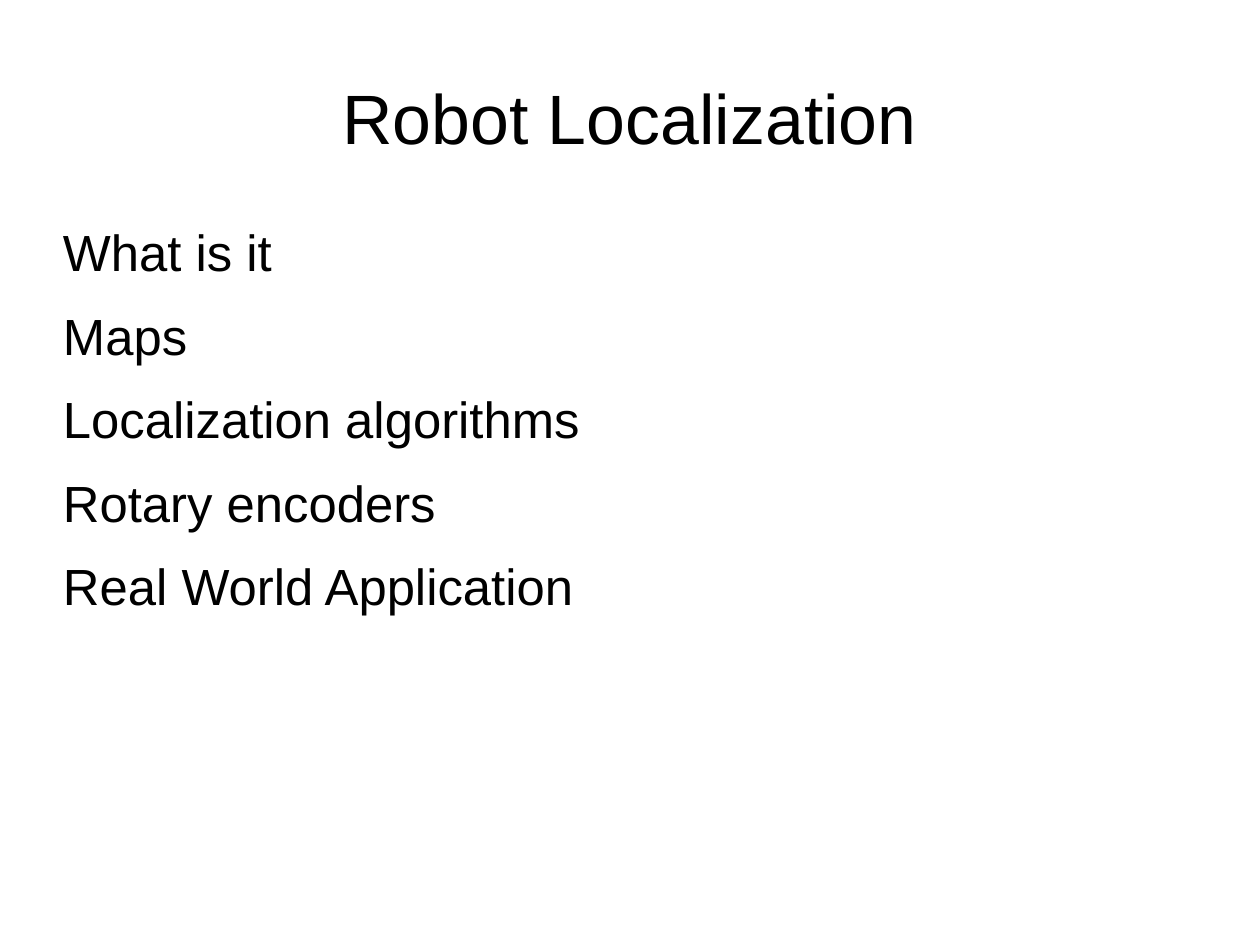
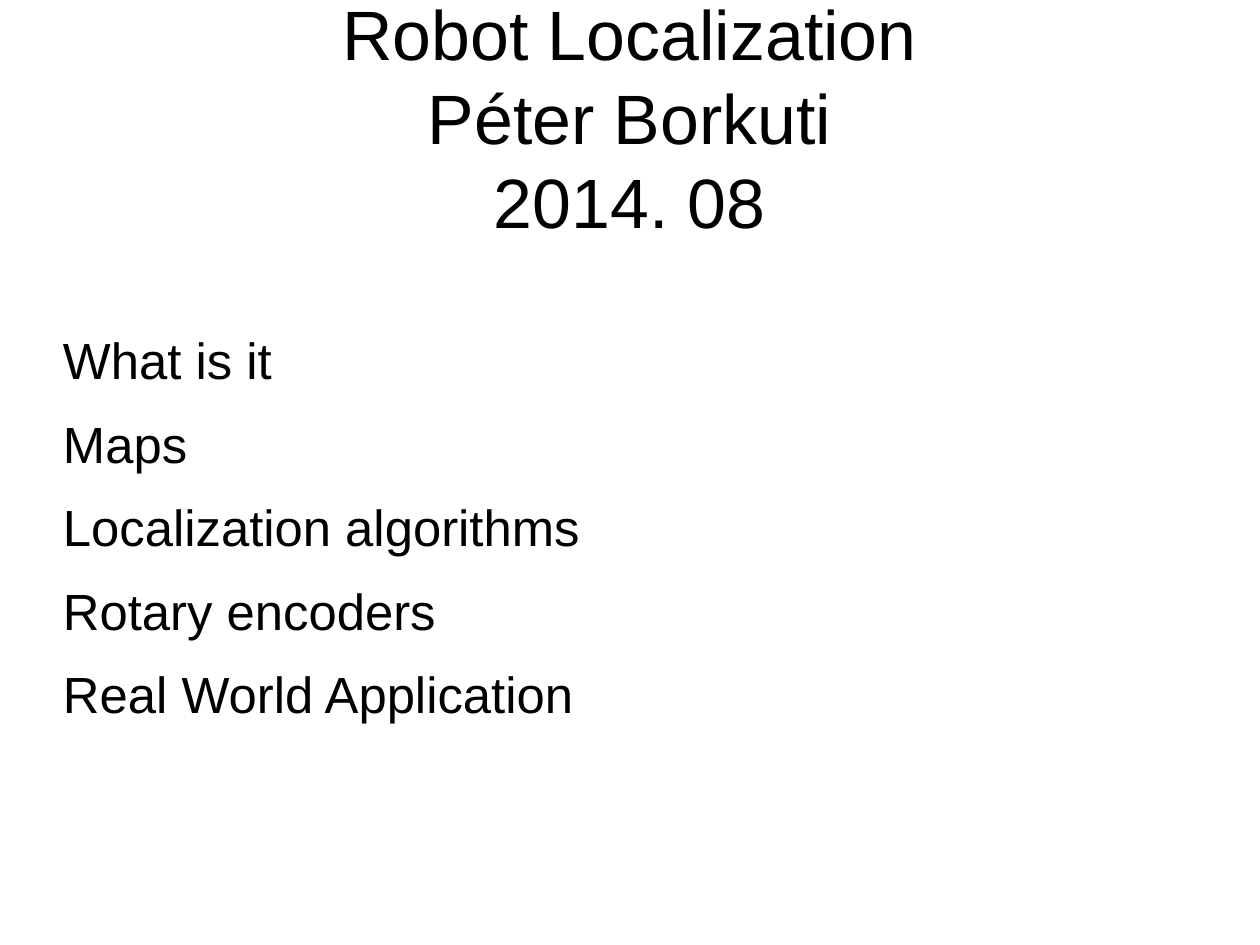
Before and after one commit to peterborkuti/english, a slide deck: slide 1 of robotlocalization/robotlocalization_02.odp. Drawn at 1260x945 pixels with LibreOffice and Linux fonts; fonts in the diff are those of the drawing. Boxes give left, top, right and bottom in pixels: in the first picture for what was removed or moved away, otherwise in the second. Text is boxed around its words. In the diff, an @@ line names an element or a change of style, - is before the commit and + after.

```diff
--- a/robotlocalization/robotlocalization_02.odp
+++ b/robotlocalization/robotlocalization_02.odp
@@ title at (x1=342, y1=9, x2=917, y2=229): text changed @@
-Robot Localization
+Robot Localization
+Péter Borkuti
+2014. 08
@@ text "What is it" moved from (x1=63, y1=234, x2=579, y2=616) to (x1=63, y1=342, x2=579, y2=724) @@
```
Also in this commit, not shown: 19 slides added, 1 other file.
